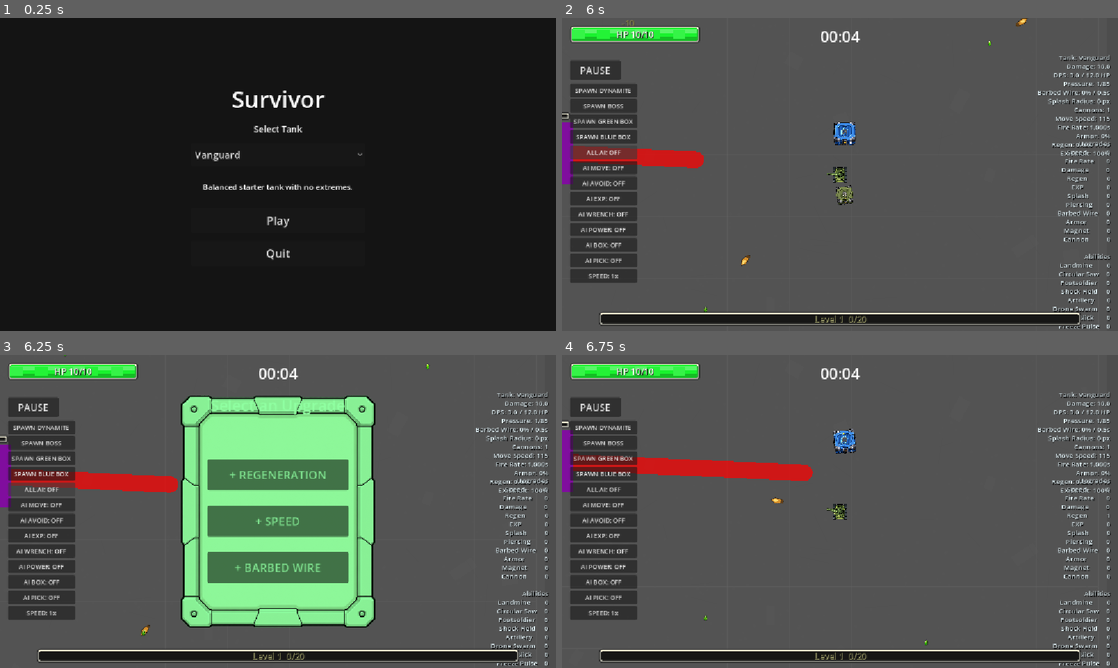
Above: before the commit, frames 1-4 (two rows, left to right).
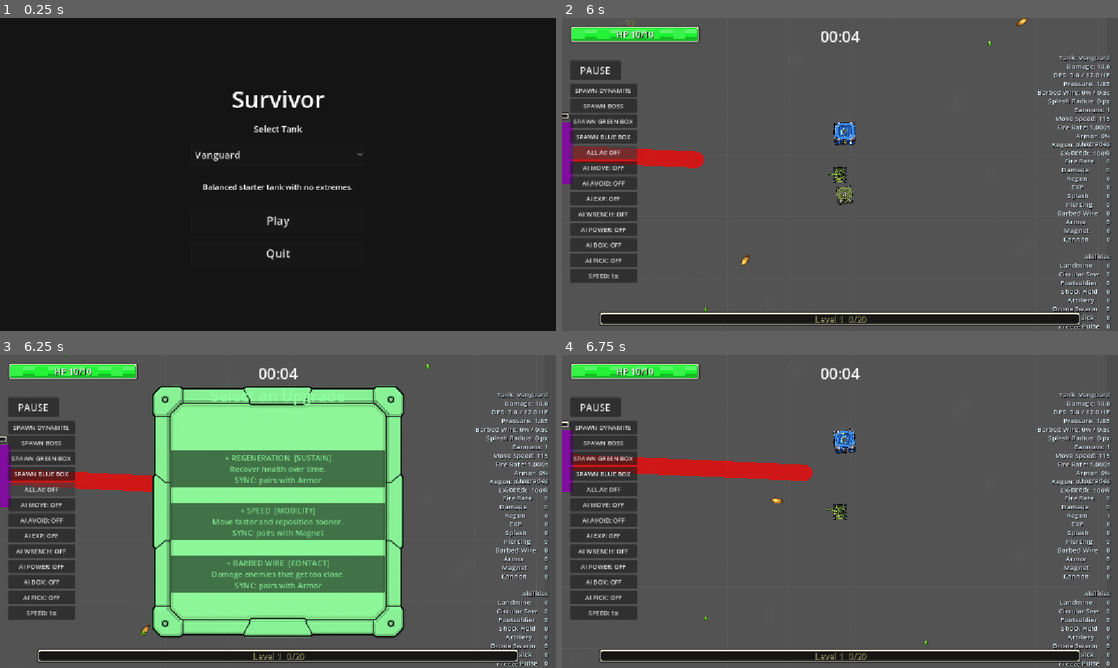
Above: after the commit, the same moments.

Repository: satoshimatos/autonomous-survivor
Game: Godot game, scene res://scenes/core/main_menu.tscn
The game is run twice, just before and just after one commit, with the same random seed, the same clock (stepped at 60 frames per second) and the same inputs.
Inputs:
- Up to frame 1 (0.25 s): no input
- Up to frame 2 (6 s): click "Play" at 0.5 s; hold D (move_right) 1.28-2 s; click "SPAWN DYNAMITE" at 2 s; click "SPAWN BOSS" at 2.75 s; click "SPAWN GREEN BOX" at 3.5 s; click "SPAWN BLUE BOX" at 4.25 s; click "ALL AI: OFF" at 5 s; hold S (move_down) from 5.78 s (still down)
- Up to frame 3 (6.25 s): keep holding S (move_down)
- Up to frame 4 (6.75 s): release S (move_down) at 6.5 s; click "+ REGENERATION" (after the commit: "+ REGENERATION [SUSTAIN] Reco…") at 6.5 s

Frames 1-2 are identical in both runs. In frame 3, 21% of the frame differs, in the area x 27-73%, y 9-91%; in frame 4, nothing differs.
Error in both runs: Trying to assign an array of type "Array" to a variable of type "Array[Dictionary]". (res://scripts/enemies/boss_enemy.gd:70)

Commit message:
Add upgrade synergy card hints

Diff:
--- a/scenes/ui/upgrade.tscn
+++ b/scenes/ui/upgrade.tscn
@@ -21,10 +21,10 @@
 anchor_top = 0.5
 anchor_right = 0.5
 anchor_bottom = 0.5
-offset_left = -210.0
-offset_top = -250.0
-offset_right = 210.0
-offset_bottom = 250.0
+offset_left = -270.0
+offset_top = -270.0
+offset_right = 270.0
+offset_bottom = 270.0
 grow_horizontal = 2
 grow_vertical = 2
 modulate = Color(0.56, 1, 0.63, 1)
@@ -56,8 +56,8 @@
 offset_bottom = -61.0
 grow_horizontal = 2
 grow_vertical = 2
-theme_override_constants/margin_left = 64
-theme_override_constants/margin_right = 64
+theme_override_constants/margin_left = 48
+theme_override_constants/margin_right = 48
 
 [node name="VBoxContainer" type="VBoxContainer" parent="CanvasLayer/ColorRect/MarginContainer" unique_id=2088481364]
 layout_mode = 2
@@ -67,19 +67,19 @@
 [node name="OptionButton1" type="Button" parent="CanvasLayer/ColorRect/MarginContainer/VBoxContainer" unique_id=1880267085]
 custom_minimum_size = Vector2(0, 64)
 layout_mode = 2
-theme_override_font_sizes/font_size = 24
+theme_override_font_sizes/font_size = 16
 text = "OPTION 1"
 
 [node name="OptionButton2" type="Button" parent="CanvasLayer/ColorRect/MarginContainer/VBoxContainer" unique_id=773109829]
 custom_minimum_size = Vector2(0, 64)
 layout_mode = 2
-theme_override_font_sizes/font_size = 24
+theme_override_font_sizes/font_size = 16
 text = "OPTION 2"
 
 [node name="OptionButton3" type="Button" parent="CanvasLayer/ColorRect/MarginContainer/VBoxContainer" unique_id=1005646685]
 custom_minimum_size = Vector2(0, 64)
 layout_mode = 2
-theme_override_font_sizes/font_size = 24
+theme_override_font_sizes/font_size = 16
 text = "OPTION 3"
 
 [connection signal="pressed" from="CanvasLayer/ColorRect/MarginContainer/VBoxContainer/OptionButton1" to="." method="_on_option_button_1_pressed"]
--- a/scripts/ui/upgrade.gd
+++ b/scripts/ui/upgrade.gd
@@ -7,6 +7,20 @@
 var player: CharacterBody2D
 var displayed_upgrades: Array[String] = []
 var ai_pick_in_progress: bool = false
+
+var upgrade_catalog: Dictionary = {
+	"speed": {"title": "+ SPEED", "tag": "MOBILITY", "hint": "Move faster and reposition sooner.", "synergy": ["magnet", "oil_slick_level"]},
+	"fire_rate": {"title": "+ FIRE RATE", "tag": "WEAPON", "hint": "Shoot more often.", "synergy": ["damage", "cannon", "footsoldier_level", "drone_swarm_level"]},
+	"damage": {"title": "+ DAMAGE", "tag": "POWER", "hint": "Raise all direct weapon damage.", "synergy": ["fire_rate", "splash", "piercing", "shock_field_level"]},
+	"regeneration": {"title": "+ REGENERATION", "tag": "SUSTAIN", "hint": "Recover health over time.", "synergy": ["armor", "barbed_wire"]},
+	"exp": {"title": "+ EXP", "tag": "ECONOMY", "hint": "Level faster from every orb.", "synergy": ["magnet"]},
+	"splash": {"title": "+ SPLASH", "tag": "AREA", "hint": "Projectiles explode over a wider radius.", "synergy": ["damage", "piercing", "artillery_level", "landmine_level"]},
+	"piercing": {"title": "+ PIERCING", "tag": "CLEAR", "hint": "Shots pass through more targets.", "synergy": ["damage", "splash", "fire_rate"]},
+	"barbed_wire": {"title": "+ BARBED WIRE", "tag": "CONTACT", "hint": "Damage enemies that get too close.", "synergy": ["armor", "regeneration", "shock_field_level"]},
+	"armor": {"title": "+ ARMOR", "tag": "DEFENSE", "hint": "Reduce incoming hit damage.", "synergy": ["barbed_wire", "regeneration", "circular_saw_level"]},
+	"magnet": {"title": "+ MAGNET", "tag": "ECONOMY", "hint": "Pull EXP from farther away.", "synergy": ["exp", "speed", "artillery_level"]},
+	"cannon": {"title": "+ CANNON", "tag": "MULTISHOT", "hint": "Add another cannon to each volley.", "synergy": ["damage", "fire_rate", "drone_swarm_level"]},
+}
 
 @onready var buttons: Array[Button] = [
 	$CanvasLayer/ColorRect/MarginContainer/VBoxContainer/OptionButton1,
@@ -29,36 +43,119 @@
 		if i < displayed_upgrades.size():
 			buttons[i].visible = true
 			buttons[i].text = get_upgrade_label(displayed_upgrades[i])
+			buttons[i].tooltip_text = get_upgrade_tooltip(displayed_upgrades[i])
 		else:
 			buttons[i].visible = false
 
 
 func get_upgrade_label(upgrade_id: String) -> String:
-	match upgrade_id:
+	var data: Dictionary = upgrade_catalog.get(upgrade_id, {}) as Dictionary
+	if data.is_empty():
+		return "UNKNOWN"
+
+	var synergy_text := get_synergy_text(upgrade_id)
+	if synergy_text != "":
+		synergy_text = "\nSYNC: %s" % synergy_text
+	return "%s  [%s]\n%s%s" % [
+		String(data.title),
+		String(data.tag),
+		String(data.hint),
+		synergy_text,
+	]
+
+
+func get_upgrade_tooltip(upgrade_id: String) -> String:
+	var data: Dictionary = upgrade_catalog.get(upgrade_id, {}) as Dictionary
+	if data.is_empty():
+		return ""
+	return "%s\n%s" % [String(data.hint), get_synergy_text(upgrade_id)]
+
+
+func get_synergy_text(upgrade_id: String) -> String:
+	var data: Dictionary = upgrade_catalog.get(upgrade_id, {}) as Dictionary
+	var synergy_ids: Array = data.get("synergy", []) as Array
+	var active_synergies: Array[String] = []
+	for synergy_id in synergy_ids:
+		var level := get_synergy_level(String(synergy_id))
+		if level > 0:
+			active_synergies.append("%s %s" % [get_synergy_label(String(synergy_id)), level])
+
+	if not active_synergies.is_empty():
+		return ", ".join(active_synergies.slice(0, 2))
+
+	if synergy_ids.is_empty():
+		return ""
+	return "pairs with %s" % get_synergy_label(String(synergy_ids[0]))
+
+
+func get_synergy_level(synergy_id: String) -> int:
+	if player == null:
+		return 0
+	match synergy_id:
 		"speed":
-			return "+ SPEED"
+			return player.speed_level
 		"fire_rate":
-			return "+ FIRE RATE"
+			return player.fire_rate_level
 		"damage":
-			return "+ DAMAGE"
+			return player.damage_level
 		"regeneration":
-			return "+ REGENERATION"
+			return player.regeneration_level
 		"exp":
-			return "+ EXP"
+			return player.exp_bonus_level
 		"splash":
-			return "+ SPLASH"
+			return player.splash_level
 		"piercing":
-			return "+ PIERCING"
+			return player.piercing_level
 		"barbed_wire":
-			return "+ BARBED WIRE"
+			return player.barbed_wire_level
 		"armor":
-			return "+ ARMOR"
+			return player.armor_level
 		"magnet":
-			return "+ MAGNET"
+			return player.magnet_level
 		"cannon":
-			return "+ CANNON"
-
-	return "UNKNOWN"
+			return player.cannon_level
+		"landmine_level":
+			return player.landmine_level
+		"circular_saw_level":
+			return player.circular_saw_level
+		"footsoldier_level":
+			return player.footsoldier_level
+		"shock_field_level":
+			return player.shock_field_level
+		"artillery_level":
+			return player.artillery_level
+		"drone_swarm_level":
+			return player.drone_swarm_level
+		"oil_slick_level":
+			return player.oil_slick_level
+		"freeze_pulse_level":
+			return player.freeze_pulse_level
+	return 0
+
+
+func get_synergy_label(synergy_id: String) -> String:
+	match synergy_id:
+		"fire_rate":
+			return "Fire Rate"
+		"barbed_wire":
+			return "Barbed Wire"
+		"landmine_level":
+			return "Landmine"
+		"circular_saw_level":
+			return "Circular Saw"
+		"footsoldier_level":
+			return "Footsoldier"
+		"shock_field_level":
+			return "Shock Field"
+		"artillery_level":
+			return "Artillery"
+		"drone_swarm_level":
+			return "Drone Swarm"
+		"oil_slick_level":
+			return "Oil Slick"
+		"freeze_pulse_level":
+			return "Freeze Pulse"
+	return synergy_id.capitalize()
 
 
 func apply_upgrade(slot_index: int) -> void:
Not shown, changed: BACKLOG.md
Not shown, changed: README.md
